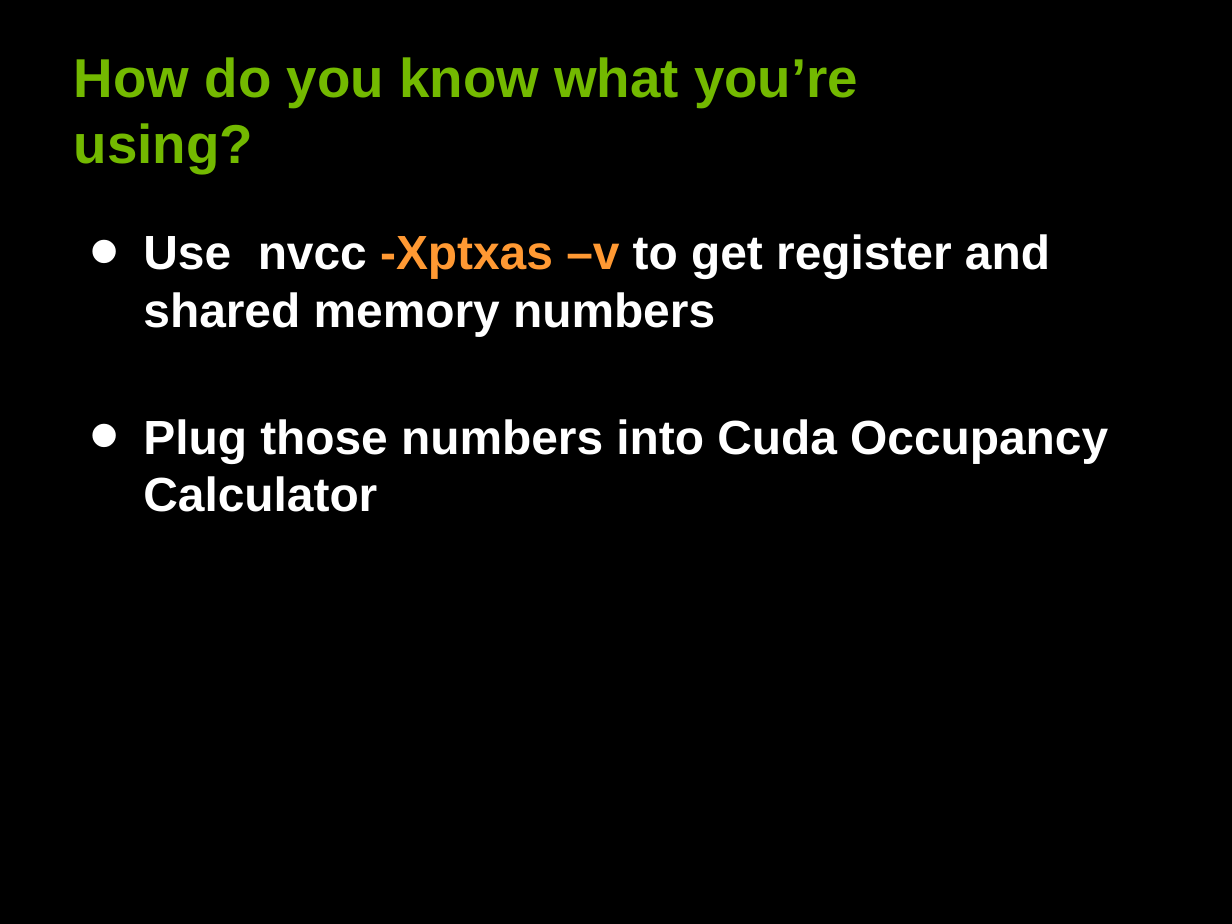
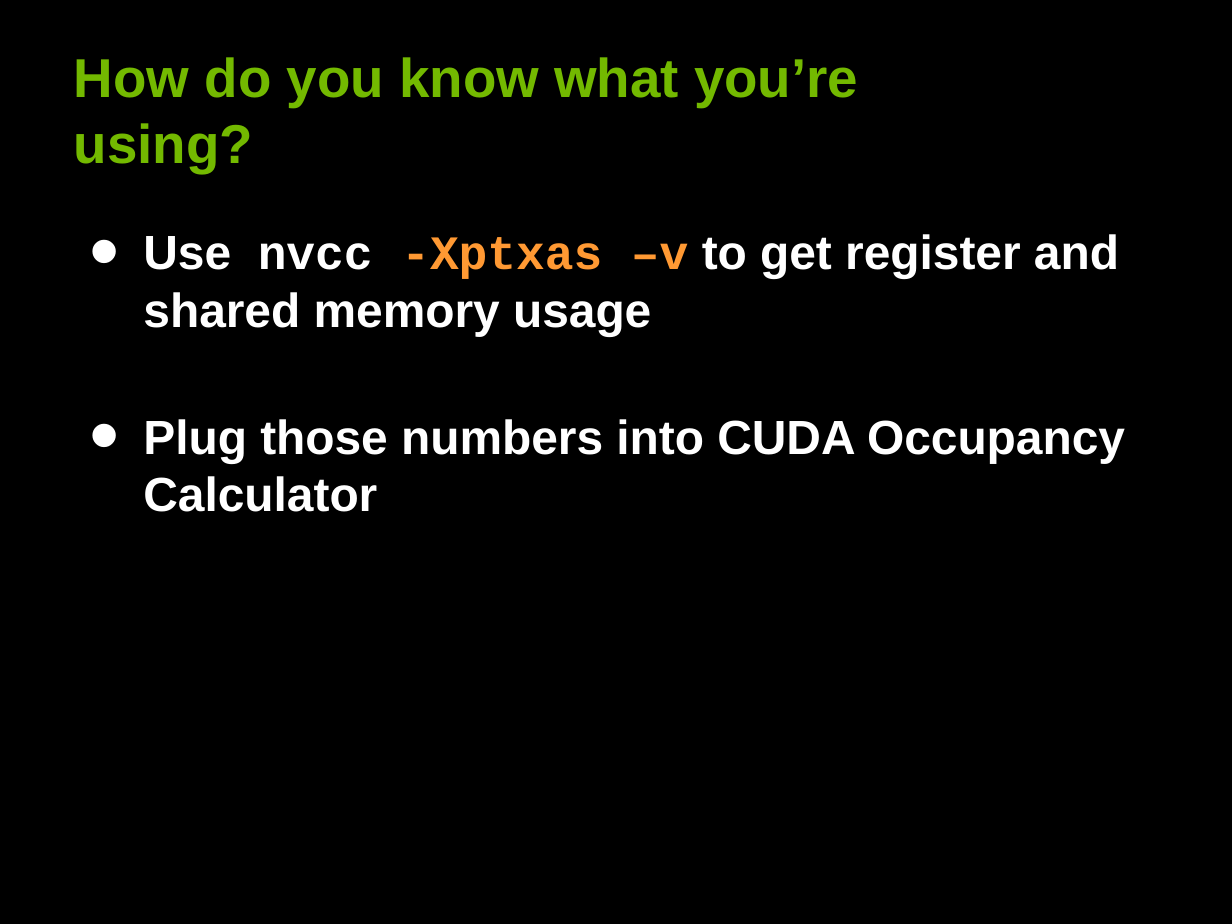
Before and after one commit to deeperlearning/stanford-cs193g-sp2010, a slide deck: slide 35 of lectures/lecture_5/performance_considerations.ppt. Drawn at 1232x924 pixels with LibreOffice and Linux fonts; fonts in the diff are those of the drawing. Boxes give left, top, right and bottom in pixels: in the first picture for what was removed or moved away, otherwise in the second. Text is boxed around its words. In the diff, an @@ line names an element or a change of style, - is before the commit and + after.

```diff
--- a/lectures/lecture_5/performance_considerations.ppt
+++ b/lectures/lecture_5/performance_considerations.ppt
@@ text at bbox=[143, 234, 1125, 512]: text changed @@
-• Use nvcc -Xptxas –v to get register and shared memory numbers
-• Plug those numbers into Cuda Occupancy Calculator
+• Use nvcc -Xptxas –v to get register and shared memory usage
+• Plug those numbers into CUDA Occupancy Calculator
```
Also in this commit, not shown: 22 other slides changed, 1 other file.
